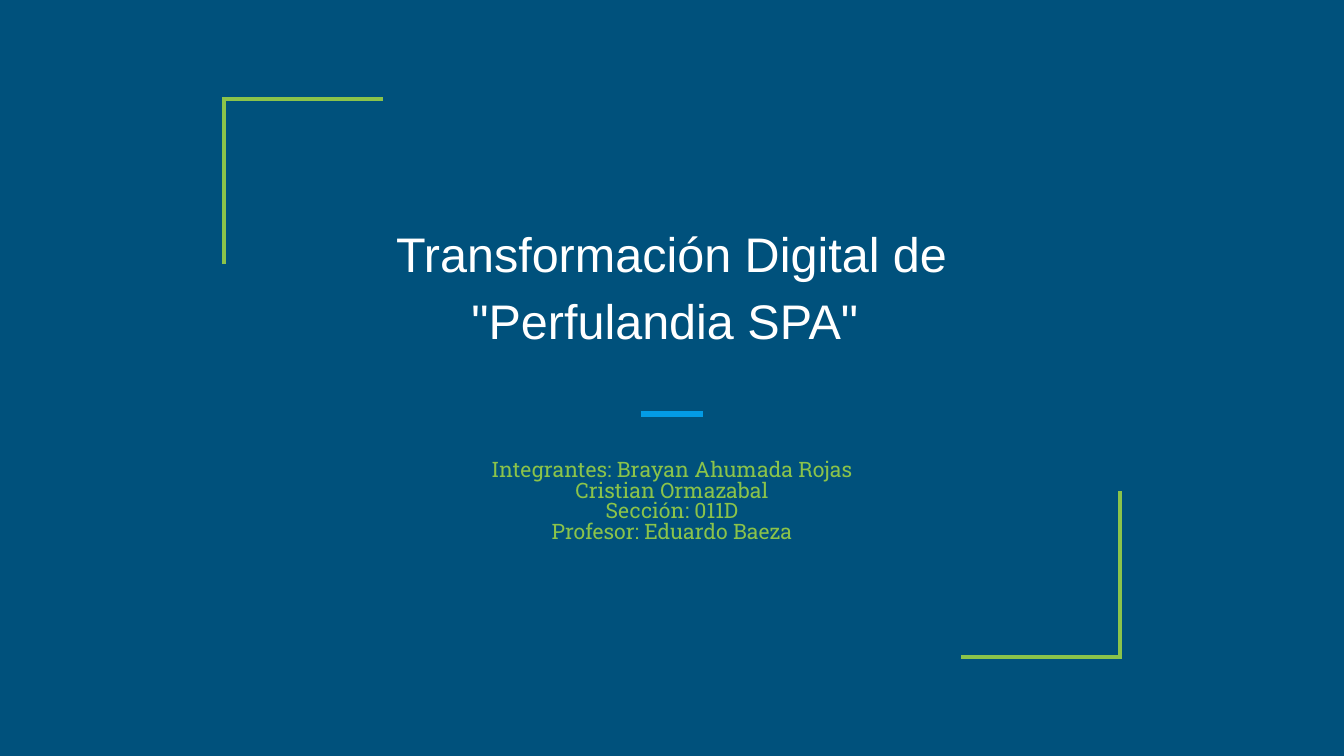
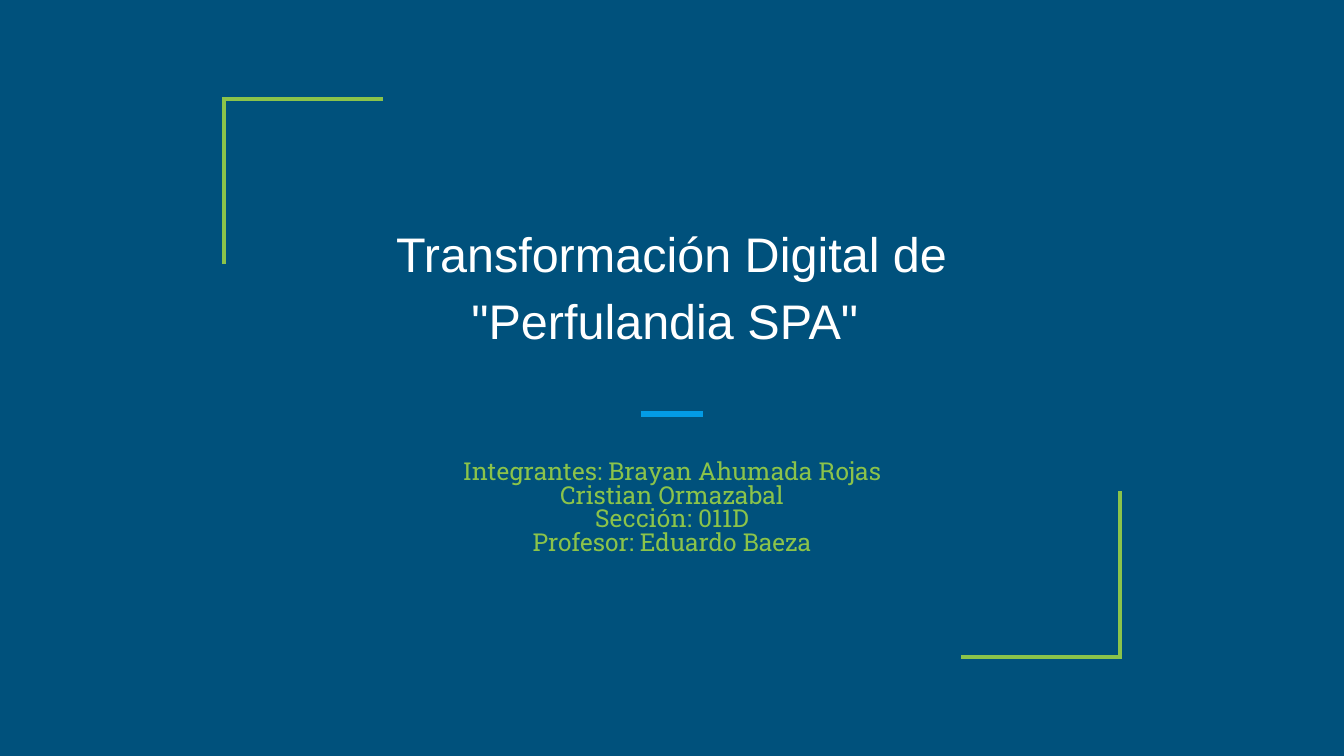
Before and after one commit to Cristian-Ormazabal/Perfulandia, a slide deck: slide 1 of Transformación Digital de Perfulandia SPA.pptx. Drawn at 1344x756 pixels with LibreOffice and Linux fonts; fonts in the diff are those of the drawing. Boxes give left, top, right and bottom in pixels: in the first picture for what was removed or moved away, otherwise in the second. Text is boxed around its words. In the diff, an @@ line names an element or a change of style, - is before the commit and + after.

```diff
--- a/Transformación Digital de Perfulandia SPA.pptx
+++ b/Transformación Digital de Perfulandia SPA.pptx
@@ subtitle "Integrantes: Brayan Ahumada Rojas" at (x1=463, y1=461, x2=881, y2=551): size 11.4 to 13.2 pt @@
```
Also in this commit, not shown: 3 other slides changed, 7 other files.
